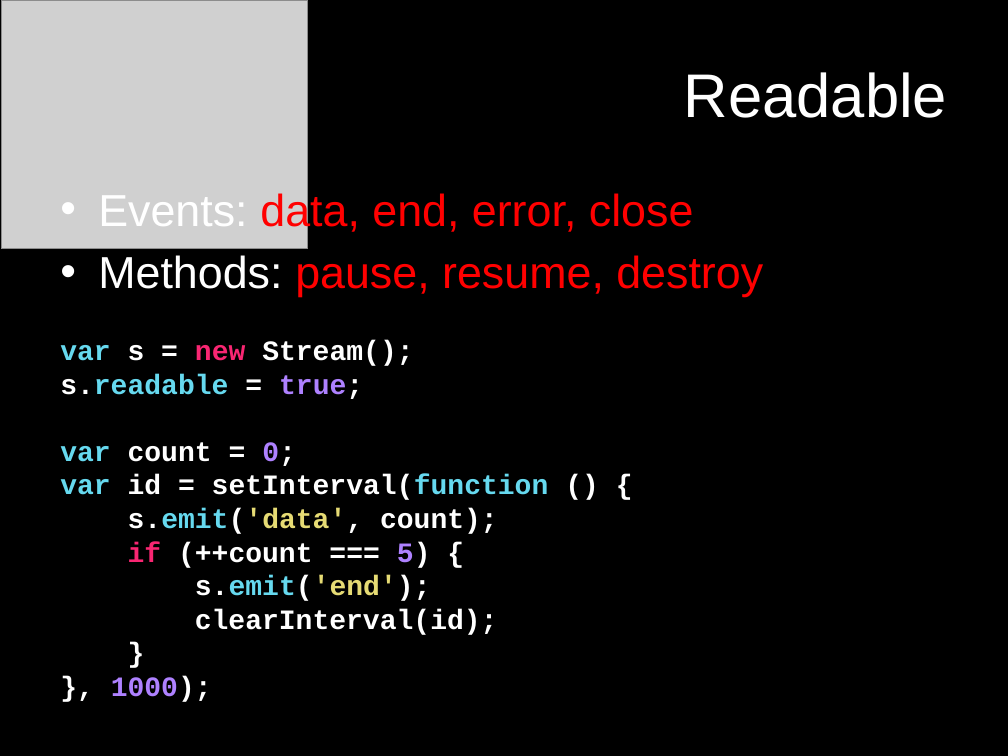
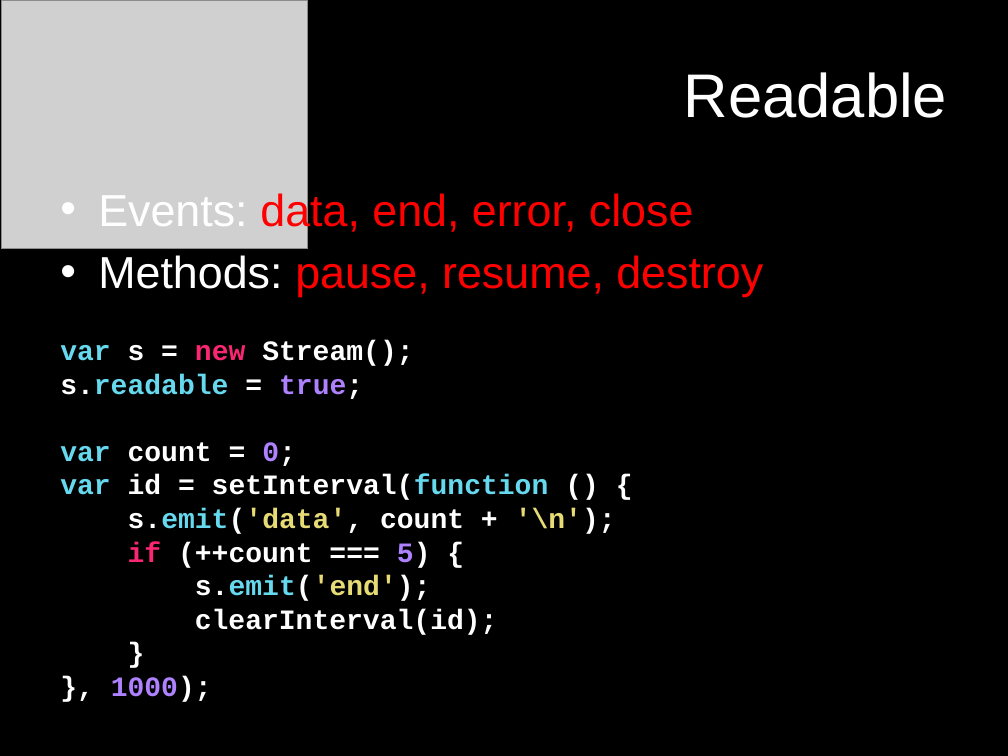
Before and after one commit to mattpodwysocki/nodedublin-examples, a slide deck: slide 18 of nodedublin.pptx. Drawn at 1008x756 pixels with LibreOffice and Linux fonts; fonts in the diff are those of the drawing; grey boxes stand for pictures. Boxes give left, top, right and bottom in pixels: in the first picture for what was removed or moved away, otherwise in the second. Text is boxed around its words. In the diff, an @@ line names an element or a change of style, - is before the commit and + after.

Commit message:
Adding readable and writable examples

```diff
--- a/nodedublin.pptx
+++ b/nodedublin.pptx
@@ text at <box>128,508,616,534</box>: text changed @@
-s.emit('data', count);
+s.emit('data', count + '\n');
```
Also in this commit, not shown: 2 other slides changed, 7 other files.
